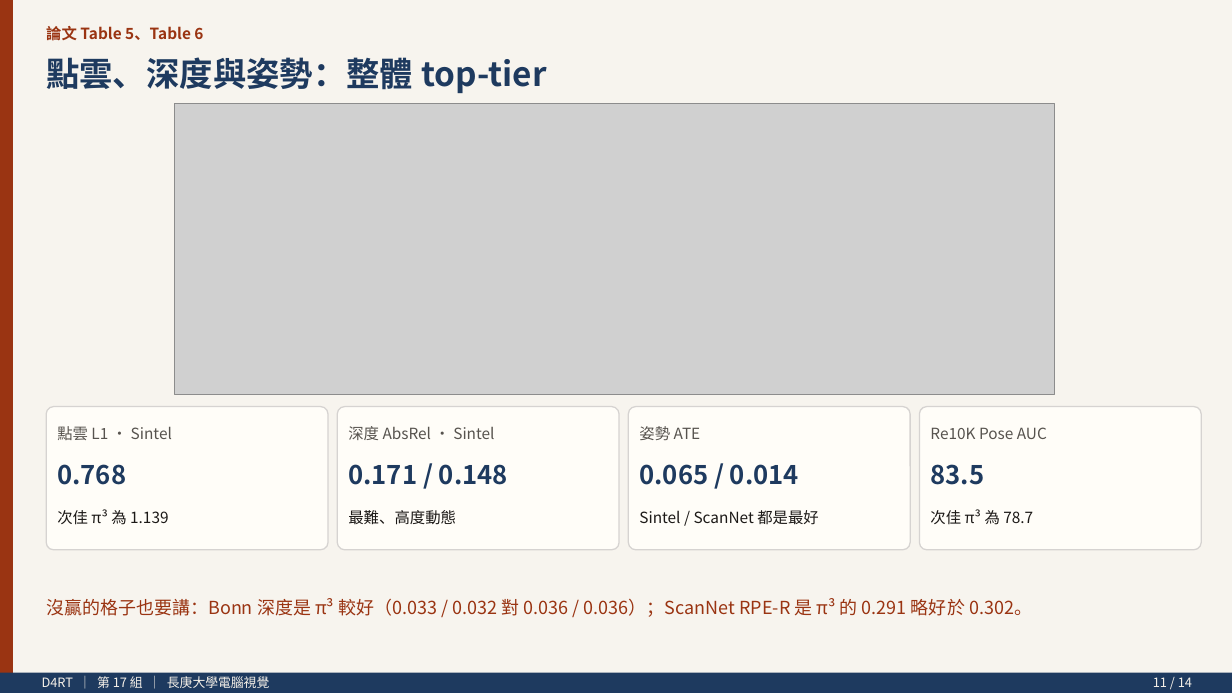
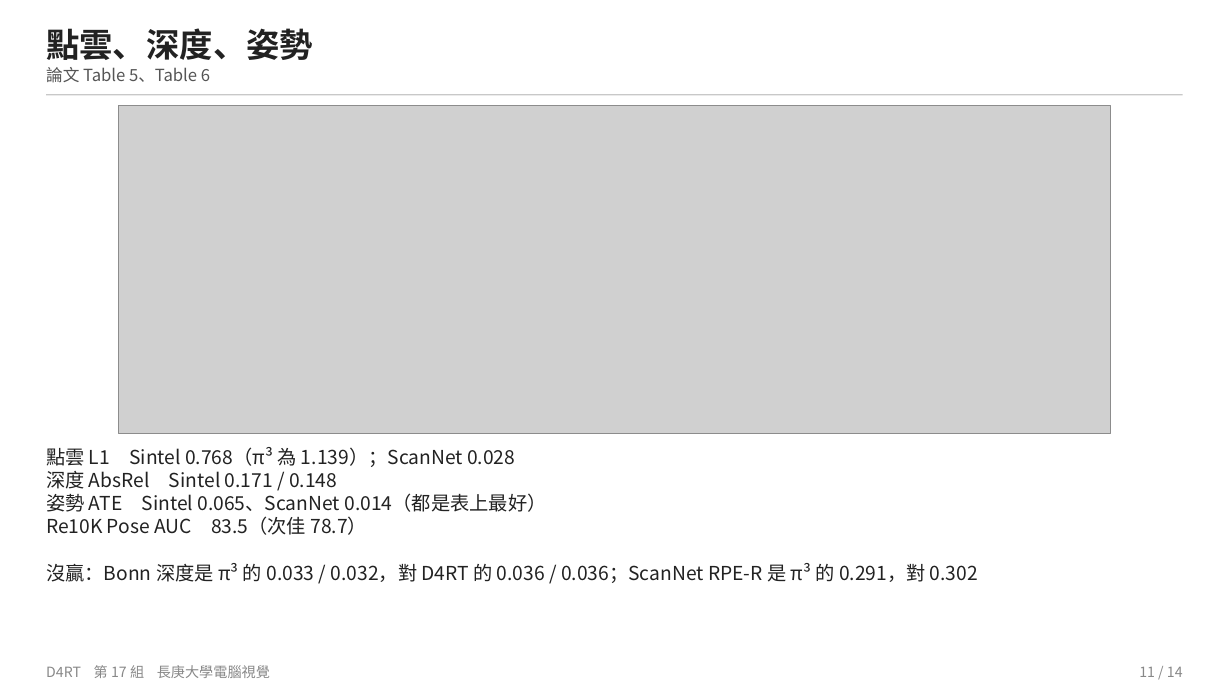
Before and after one commit to soymilk0211/cgu-cv-d4rt-presentation, a slide deck: slide 11 of D4RT_簡報.pptx. Drawn at 1232x693 pixels with LibreOffice and Linux fonts; fonts in the diff are those of the drawing; grey boxes stand for pictures. Boxes give left, top, right and bottom in pixels: in the first picture for what was removed or moved away, otherwise in the second. Text is boxed around its words. In the diff, an @@ line names an element or a change of style, - is before the commit and + after.

Commit message:
Revise slides and scripts for a plainer classroom tone
Shorter on-slide keywords, paper figures as the main content,
and a comparison of what is new versus prior methods, including
the cases D4RT does not win.

```diff
--- a/D4RT_簡報.pptx
+++ b/D4RT_簡報.pptx
@@ rectangle removed at box(0, 0, 1232, 693) @@
@@ rectangle removed at box(0, 0, 13, 693) @@
@@ text at box(46, 28, 313, 60): text changed; text colour #1E3A5F to #222222 @@
-點雲、深度與姿勢：整體 top-tier
+點雲、深度、姿勢
@@ text "論文 Table 5、Table 6": place and size @@
-text "論文 Table 5、Table 6" at box(46, 26, 203, 41)
+text "論文 Table 5、Table 6" at box(46, 67, 210, 83)
@@ text "論文 Table 5、Table 6" at box(46, 67, 210, 83): size 12 to 13 pt, text colour #9A3412 to #555555, bold off; vertical alignment middle to top @@
@@ rectangle added at box(46, 94, 1183, 95), fill #C8C8C8 @@
@@ picture: place and size @@
-picture at box(175, 104, 1055, 395)
+picture at box(118, 105, 1111, 433)
@@ rounded rectangle removed at box(46, 407, 328, 550) @@
@@ rounded rectangle removed at box(337, 407, 619, 550) @@
@@ rounded rectangle removed at box(628, 407, 910, 550) @@
@@ rounded rectangle removed at box(920, 407, 1202, 550) @@
@@ vertical alignment middle to top in 3 elements at box(46, 665, 270, 678), box(46, 28, 313, 60), box(46, 447, 978, 583) @@
@@ text at box(46, 447, 978, 583): text changed; size 14 to 15 pt; text colour #9A3412 to #222222 @@
-沒贏的格子也要講：Bonn 深度是 π³ 較好（0.033 / 0.032 對 0.036 / 0.036）；ScanNet RPE-R 是 π³ 的 0.291 略好於 0.302。
+點雲 L1 Sintel 0.768（π³ 為 1.139）；ScanNet 0.028
+深度 AbsRel Sintel 0.171 / 0.148
+姿勢 ATE Sintel 0.065、ScanNet 0.014（都是表上最好）
+Re10K Pose AUC 83.5（次佳 78.7）
+沒贏：Bonn 深度是 π³ 的 0.033 / 0.032，對 D4RT 的 0.036 / 0.036；ScanNet RPE-R 是 π³ 的 0.291，對 0.302
@@ text removed at box(57, 426, 172, 440) @@
-點雲 L1 · Sintel
@@ text removed at box(348, 426, 494, 440) @@
-深度 AbsRel · Sintel
@@ text removed at box(639, 426, 701, 440) @@
-姿勢 ATE
@@ text removed at box(930, 427, 1047, 439) @@
-Re10K Pose AUC
@@ text removed at box(57, 464, 126, 485) @@
-0.768
@@ text removed at box(348, 464, 508, 485) @@
-0.171 / 0.148
@@ text removed at box(639, 464, 799, 485) @@
-0.065 / 0.014
@@ text removed at box(930, 464, 984, 485) @@
-83.5
@@ text removed at box(57, 509, 168, 525) @@
-次佳 π³ 為 1.139
@@ text removed at box(930, 509, 1033, 525) @@
-次佳 π³ 為 78.7
@@ text removed at box(348, 510, 456, 525) @@
-最難、高度動態
@@ text removed at box(639, 510, 819, 525) @@
-Sintel / ScanNet 都是最好
@@ rectangle removed at box(0, 673, 1232, 693) @@
@@ text at box(46, 665, 270, 678): text changed; size 10 to 11 pt; text colour #F5F0E8 to #888888 @@
-D4RT ｜ 第 17 組 ｜ 長庚大學電腦視覺
+D4RT 第 17 組 長庚大學電腦視覺
@@ text "11 / 14": place and size @@
-text "11 / 14" at box(1153, 677, 1192, 687)
+text "11 / 14" at box(1139, 666, 1183, 677)
@@ text "11 / 14" at box(1139, 666, 1183, 677): size 10 to 11 pt, text colour #F5F0E8 to #888888; vertical alignment middle to top @@
```
Also in this commit, not shown: 12 other slides changed, 1 slide added, 1 slide removed, 4 other files.
